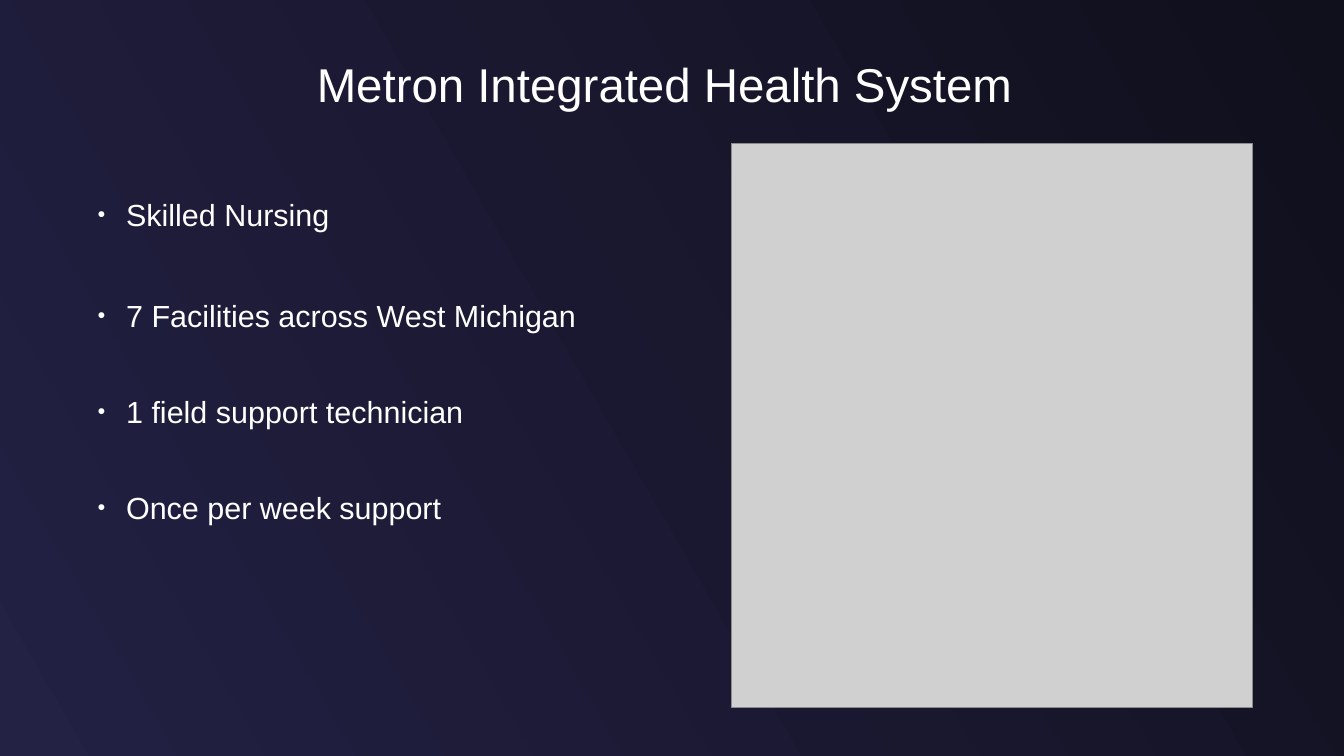
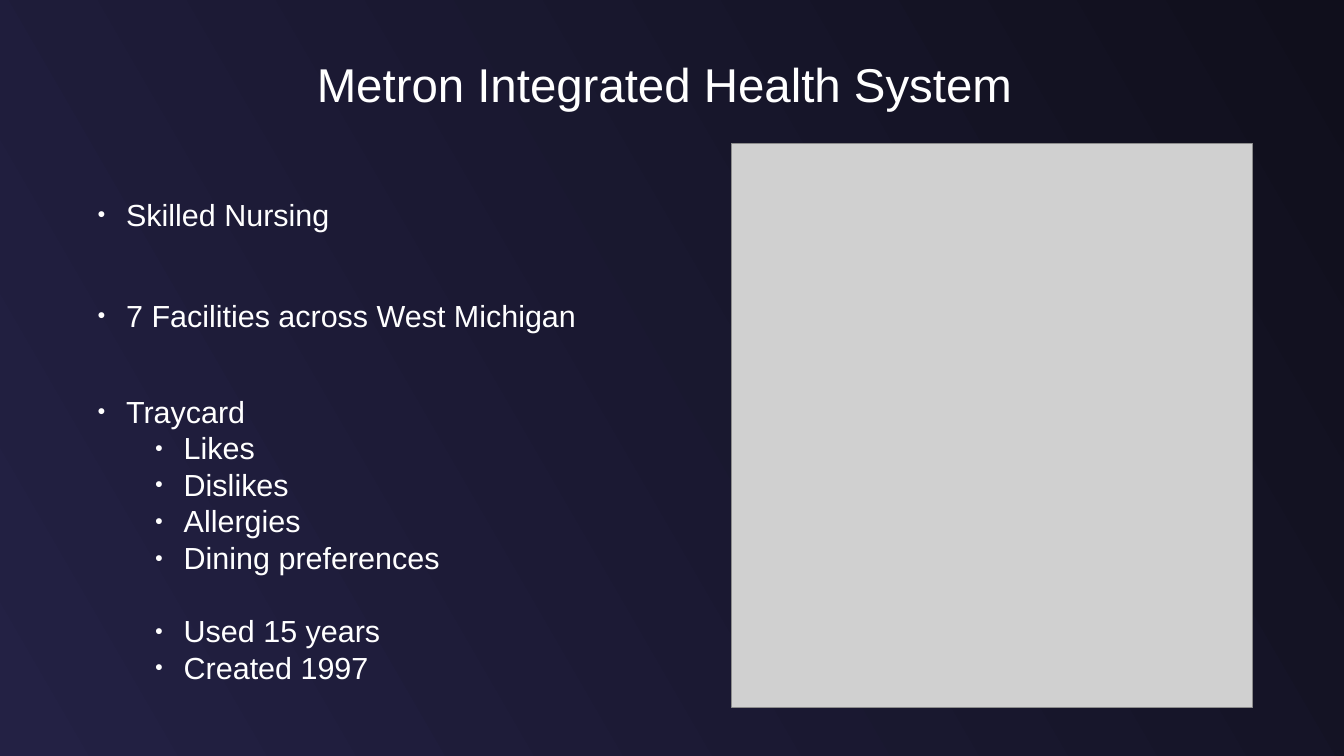
Before and after one commit to jasongunderson/opentray, a slide deck: slide 2 of Documents/presentation/Presentation.odp. Drawn at 1344x756 pixels with LibreOffice and Linux fonts; fonts in the diff are those of the drawing; grey boxes stand for pictures. Boxes give left, top, right and bottom in pixels: in the first picture for what was removed or moved away, otherwise in the second. Text is boxed around its words. In the diff, an @@ line names an element or a change of style, - is before the commit and + after.

```diff
--- a/Documents/presentation/Presentation.odp
+++ b/Documents/presentation/Presentation.odp
@@ text at (126,401,440,680): text changed @@
-● 1 field support technician
+● Traycard
+    ● Likes
+    ● Dislikes
+    ● Allergies
+    ● Dining preferences
+    ● Used 15 years
+    ● Created 1997
@@ text removed at (126,497,441,525) @@
-● Once per week support
```
Also in this commit, not shown: 7 other slides changed, 1 slide added, 3 slides removed.
